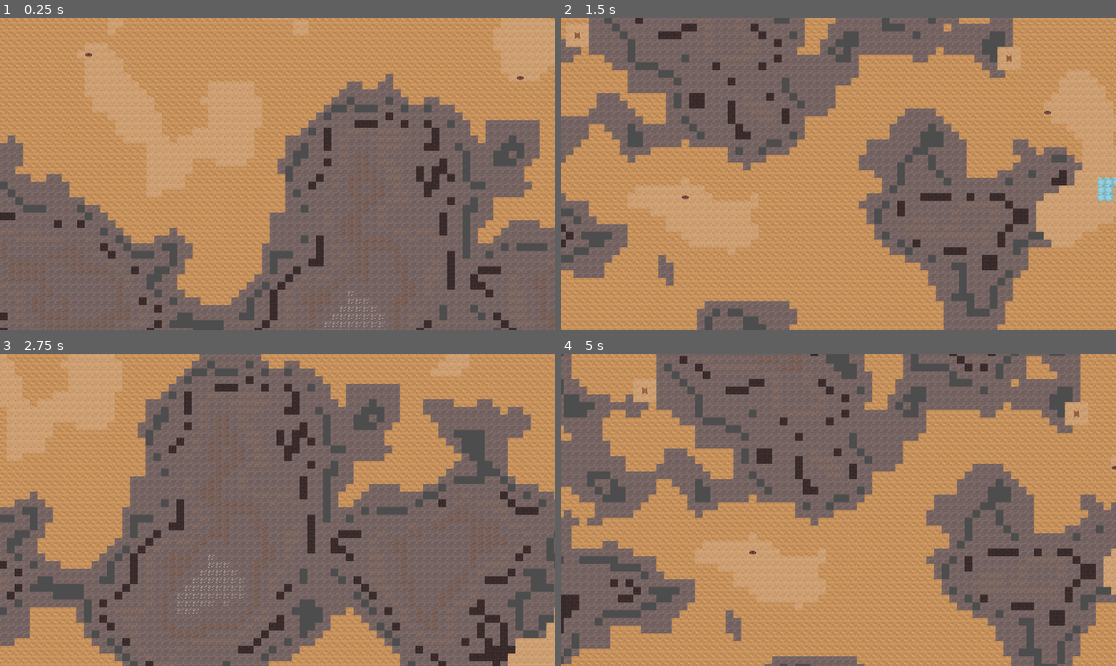
Above: before the commit, frames 1-4 (two rows, left to right).
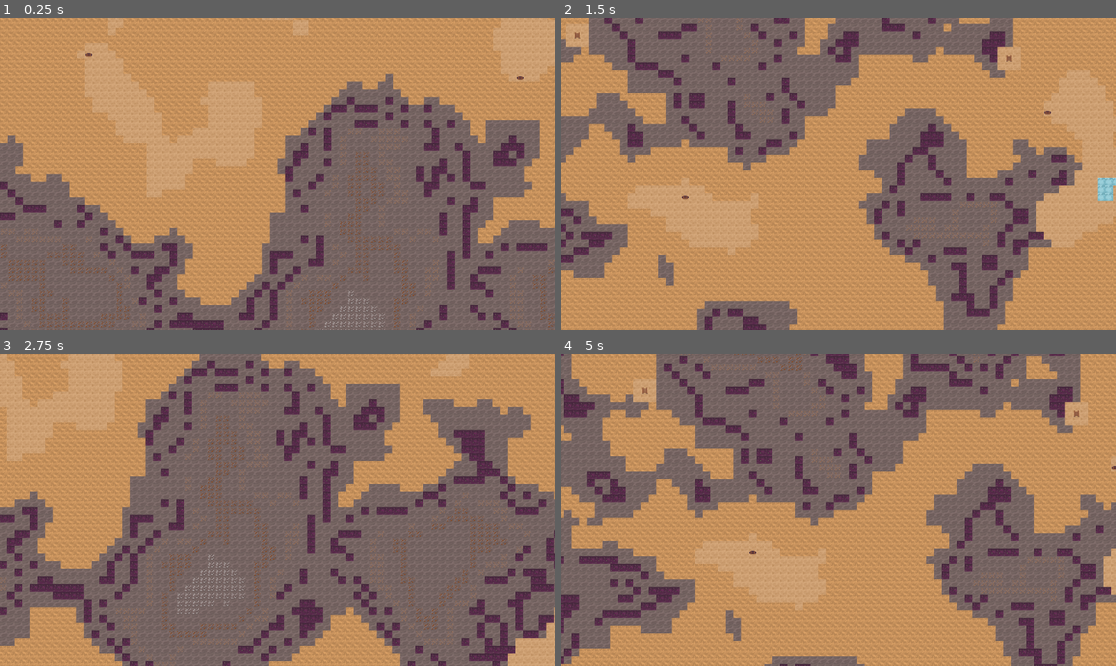
Above: after the commit, the same moments.

Repository: themoonforge/evergrove
Game: Godot game, scene res://world.tscn
Two runs of this game, one before a commit and one after it. Both use one fixed random seed, a clock stepped at 60 frames per second and the inputs below.
Inputs (mouse positions are in pixels of both pictures, inside the frame that each line leads up to):
- Up to frame 1 (0.25 s): no input
- Up to frame 2 (1.5 s): tap Enter at 0.5 s; move the mouse to (960, 158) at 0.52 s; hold Right (ui_right) 0.53-1.28 s; tap Q at 0.6 s; click (960, 158) at 0.67 s; move the mouse to (727, 189) at 1.27 s; hold Down (ui_down) from 1.28 s (still down); tap E at 1.35 s
- Up to frame 3 (2.75 s): move the mouse to (333, 441) at 2.02 s; release Down (ui_down) at 2.03 s; hold Right (ui_right) from 2.03 s (still down); tap Q at 2.1 s
- Up to frame 4 (5 s): move the mouse to (810, 572) at 2.77 s; release Right (ui_right) at 2.78 s; hold Up (ui_up) 2.78-3.53 s; tap E at 2.85, 4.35 s; click (810, 572) at 2.92 s; move the mouse to (1005, 556) at 3.52 s; hold Left (ui_left) from 3.53 s (still down); tap Q at 3.6 s; move the mouse to (672, 463) at 4.27 s

The runs differ from the first frame. In frame 1, 4.8% of the frame differs, in the area x 0-99%, y 25-100%; in frame 2, 5.2%; in frame 3, 8.2%, in the area x 0-100%, y 2-100%; in frame 4, 6.9%.

Commit message:
add astar3d

Diff:
--- a/evergrove/tile_set.tres
+++ b/evergrove/tile_set.tres
@@ -6,17 +6,112 @@
 texture = ExtResource("1_elc6h")
 0:0/animation_speed = 2.0
 0:0/0 = 0
+0:0/0/custom_data_0 = true
+0:0/0/custom_data_1 = 1.0
 0:1/0 = 0
+0:1/0/physics_layer_0/polygon_0/points = PackedVector2Array(-8, -8, -8, 8, 8, 8, 8, -8, -8, -8)
+0:1/0/custom_data_1 = 100.0
+0:1/0/custom_data_4 = 1
+0:1/0/custom_data_6 = 3
+0:1/0/custom_data_7 = true
+0:1/0/custom_data_8 = true
 0:2/0 = 0
+0:2/0/physics_layer_0/polygon_0/points = PackedVector2Array(-8, -8, -8, 8, 8, 8, 8, -8, -8, -8)
+0:2/0/custom_data_1 = 1000.0
+0:2/0/custom_data_4 = 2
+0:2/0/custom_data_5 = 1
+0:2/0/custom_data_6 = 2
+0:2/0/custom_data_7 = true
+0:2/0/custom_data_8 = true
 0:3/0 = 0
+0:3/0/physics_layer_0/polygon_0/points = PackedVector2Array(-8, -8, -8, 8, 8, 8, 8, -8, -8, -8)
+0:3/0/custom_data_1 = 1000.0
+0:3/0/custom_data_4 = 3
+0:3/0/custom_data_5 = 1
+0:3/0/custom_data_6 = 2
+0:3/0/custom_data_7 = true
+0:3/0/custom_data_8 = true
 0:4/0 = 0
+0:4/0/physics_layer_0/polygon_0/points = PackedVector2Array(-8, -8, -8, 8, 8, 8, 8, -8, -8, -8)
+0:4/0/custom_data_1 = 1000.0
+0:4/0/custom_data_4 = 4
+0:4/0/custom_data_5 = 1
+0:4/0/custom_data_6 = 3
+0:4/0/custom_data_7 = true
+0:4/0/custom_data_8 = true
 0:5/0 = 0
+0:5/0/physics_layer_0/polygon_0/points = PackedVector2Array(-8, -8, -8, 8, 8, 8, 8, -8, -8, -8)
+0:5/0/custom_data_1 = 1000.0
+0:5/0/custom_data_4 = 5
+0:5/0/custom_data_5 = 1
+0:5/0/custom_data_6 = 3
+0:5/0/custom_data_7 = true
+0:5/0/custom_data_8 = true
 0:6/0 = 0
+0:6/0/physics_layer_0/polygon_0/points = PackedVector2Array(-8, -8, -8, 8, 8, 8, 8, -8, -8, -8)
+0:6/0/custom_data_1 = 1000.0
+0:6/0/custom_data_4 = 6
+0:6/0/custom_data_5 = 1
+0:6/0/custom_data_6 = 3
+0:6/0/custom_data_7 = true
+0:6/0/custom_data_8 = true
 0:7/0 = 0
+0:7/0/physics_layer_0/polygon_0/points = PackedVector2Array(-8, -8, -8, 8, 8, 8, 8, -8, -8, -8)
+0:7/0/custom_data_1 = 1000.0
+0:7/0/custom_data_4 = 7
+0:7/0/custom_data_5 = 1
+0:7/0/custom_data_6 = 1
+0:7/0/custom_data_7 = true
+0:7/0/custom_data_8 = true
+0:8/0 = 0
+0:8/0/physics_layer_0/polygon_0/points = PackedVector2Array(-8, -8, -8, 8, 8, 8, 8, -8, -8, -8)
+0:8/0/custom_data_1 = 1000.0
+0:8/0/custom_data_4 = 8
+0:8/0/custom_data_5 = 1
+0:8/0/custom_data_6 = 1
+0:8/0/custom_data_7 = true
+0:8/0/custom_data_8 = true
+0:9/0 = 0
+0:9/0/custom_data_0 = true
+0:9/0/custom_data_1 = 10.0
+0:9/0/custom_data_3 = true
 0:10/0 = 0
-0:9/0 = 0
-0:8/0 = 0
+0:10/0/custom_data_0 = true
+0:10/0/custom_data_1 = 10.0
+0:10/0/custom_data_2 = true
 0:11/0 = 0
+0:11/0/custom_data_0 = true
+0:11/0/custom_data_1 = 20.0
+0:11/0/custom_data_4 = 11
+0:11/0/custom_data_5 = 1
+0:11/0/custom_data_6 = 2
+0:12/0 = 0
+0:12/0/physics_layer_0/polygon_0/points = PackedVector2Array(-8, -8, -8, 8, 8, 8, 8, -8, -8, -8)
+0:12/0/custom_data_1 = 100.0
+0:12/0/custom_data_4 = 12
+0:12/0/custom_data_5 = 1
+0:12/0/custom_data_6 = 3
+0:12/0/custom_data_7 = true
+0:12/0/custom_data_8 = true
 
 [resource]
+physics_layer_0/collision_layer = 1
+custom_data_layer_0/name = "walkable"
+custom_data_layer_0/type = 1
+custom_data_layer_1/name = "cost"
+custom_data_layer_1/type = 3
+custom_data_layer_2/name = "connect_up"
+custom_data_layer_2/type = 1
+custom_data_layer_3/name = "connect_down"
+custom_data_layer_3/type = 1
+custom_data_layer_4/name = "recource_type"
+custom_data_layer_4/type = 2
+custom_data_layer_5/name = "min_recource"
+custom_data_layer_5/type = 2
+custom_data_layer_6/name = "max_recource"
+custom_data_layer_6/type = 2
+custom_data_layer_7/name = "has_resource"
+custom_data_layer_7/type = 1
+custom_data_layer_8/name = "consumed"
+custom_data_layer_8/type = 1
 sources/0 = SubResource("TileSetAtlasSource_c0m51")
--- a/evergrove/world.gd
+++ b/evergrove/world.gd
@@ -40,9 +40,13 @@
 @export var tile_maps_cave_noise: Dictionary = {}
 @export var tile_maps_river_noise: Dictionary = {}
 @export var tile_type_to_id: Dictionary = {}
-var tile_set: TileSet
-
+
+@export var tile_set: TileSet
 @export var visible_rect: Rect2
+
+@export var point_dicrionary: Dictionary = {}
+
+var astarGrid: AStar3D
 
 func init_noise(tile_map: TileMap, seed: int):
 	var terrain_noise = FastNoiseLite.new()
@@ -71,6 +75,8 @@
 	for tile_type in TileType.values():
 		var tile_id = tile_type  # Verwende die Position im Enum als Tile-ID
 		tile_type_to_id[tile_type] = tile_id
+
+	astarGrid = AStar3D.new()
 
 	for layer in range(LAYERS):
 		var tile_map = TileMap.new()
@@ -82,8 +88,23 @@
 		add_child(tile_map)
 		init_noise(tile_map, GLOBAL_SEED + layer * 20)
 		# Generiere initiale Chunks
-		#generate_tile(tile_map, Vector2i(0, 0))
+		# generate_tile(tile_map, Vector2i(0, 0))
 	set_active_level(0)
+
+	# var sprite_texture = preload("res://cross.png")
+	#
+	# var start_key = get_unique_id(Vector2i(20, 20), 0)
+	# var end_key = get_unique_id(Vector2i(-20, -20), 0)
+
+	# var path = astarGrid.get_point_path(start_key, end_key)
+
+	# for point in path:
+	# 	var sprite = Sprite2D.new()
+	# 	sprite.texture = sprite_texture
+	# 	add_child(sprite)
+	# 	sprite.z_index = 100
+	# 	sprite.position = visible_tile_map.map_to_local(Vector2i(point.x, point.y))
+
 
 func set_active_level(level: int):
 	print("set active layer: %d" % [level])
@@ -165,7 +186,7 @@
 		elif ore_value > 0.2:
 			tile_type = TileType.STONE
 		elif ore_value > 0.18:
-			tile_type = TileType.COAL
+			tile_type = TileType.MICEL
 		elif ore_value > 0.1:
 			tile_type = TileType.STONE
 		elif ore_value > 0.07:
@@ -216,7 +237,9 @@
 			tile_maps_chunks[visible_tile_map][chunk] = true
 			for chunk_x in range(-HALF_CHUNK_SIZE, HALF_CHUNK_SIZE):
 				for chunk_y in range(-HALF_CHUNK_SIZE, HALF_CHUNK_SIZE):
-					generate_tile(visible_tile_map, Vector2i(x * CHUNK_SIZE + chunk_x, y * CHUNK_SIZE + chunk_y))
+					var pos = Vector2i(x * CHUNK_SIZE + chunk_x, y * CHUNK_SIZE + chunk_y)
+					generate_tile(visible_tile_map, pos)
+					update_astarGrid(visible_tile_map, visible_level, pos)
 			#generate_tile(visible_tile_map, Vector2i(x, y))
 
 func _input(event):
@@ -226,3 +249,51 @@
 				set_active_level(visible_level - 1)
 			elif event.keycode == KEY_E:
 				set_active_level(visible_level + 1)
+
+func create_poit(pos: Vector2i, level: int, cost: float):
+	var key = get_unique_id(pos, level)
+	if (!astarGrid.has_point(key)):
+		astarGrid.add_point(key, Vector3(pos.x, pos.y, level), cost)
+
+func connect_adjacent_tiles(pos: Vector2i, level: int):
+	var directions = [Vector2i(0, -1), Vector2i(1, 0), Vector2i(0, 1), Vector2i(-1, 0)]
+	var key = get_unique_id(pos, level)
+	for direction in directions:
+		var new_pos = pos + direction
+		var new_key = get_unique_id(new_pos, level, true)
+		if new_key > 0 && astarGrid.has_point(new_key):
+			if key == new_key:
+				var a = 42
+			astarGrid.connect_points(key, new_key)
+
+func update_astarGrid(tile_map: TileMap, level: int, pos: Vector2i):
+	var data: TileData = tile_map.get_cell_tile_data(0, pos)
+	if !data:
+		return
+
+	var cost: float = data.get_custom_data("cost")
+	var connect_up: bool = data.get_custom_data("connect_up")
+	var connect_down: bool = data.get_custom_data("connect_down")
+	create_poit(pos, level, cost)
+	connect_adjacent_tiles(pos, level)
+	if connect_up:
+		if level > 0:
+			create_poit(pos, level - 1, cost)
+			astarGrid.connect_points(get_unique_id(pos, level), get_unique_id(pos, level - 1))
+	if connect_down:
+		if level < LAYERS - 1:
+			create_poit(pos, level + 1, cost)
+			astarGrid.connect_points(get_unique_id(pos, level), get_unique_id(pos, level + 1))
+
+func mine_tile(pos: Vector2i):
+	var resource = visible_tile_map.get_cell_tile_data(0, pos)
+
+func get_unique_id(pos: Vector2i, level: int, read_only: bool = false) -> int:
+	var vector = Vector3i(pos.x, pos.y, level)
+	if point_dicrionary.has(vector):
+		return point_dicrionary[vector]
+	if read_only:
+		return -1
+	var id = astarGrid.get_available_point_id()
+	point_dicrionary[vector] = id
+	return id
Binary file added: evergrove/cross.png
Not shown, added: evergrove/cross.png.import
